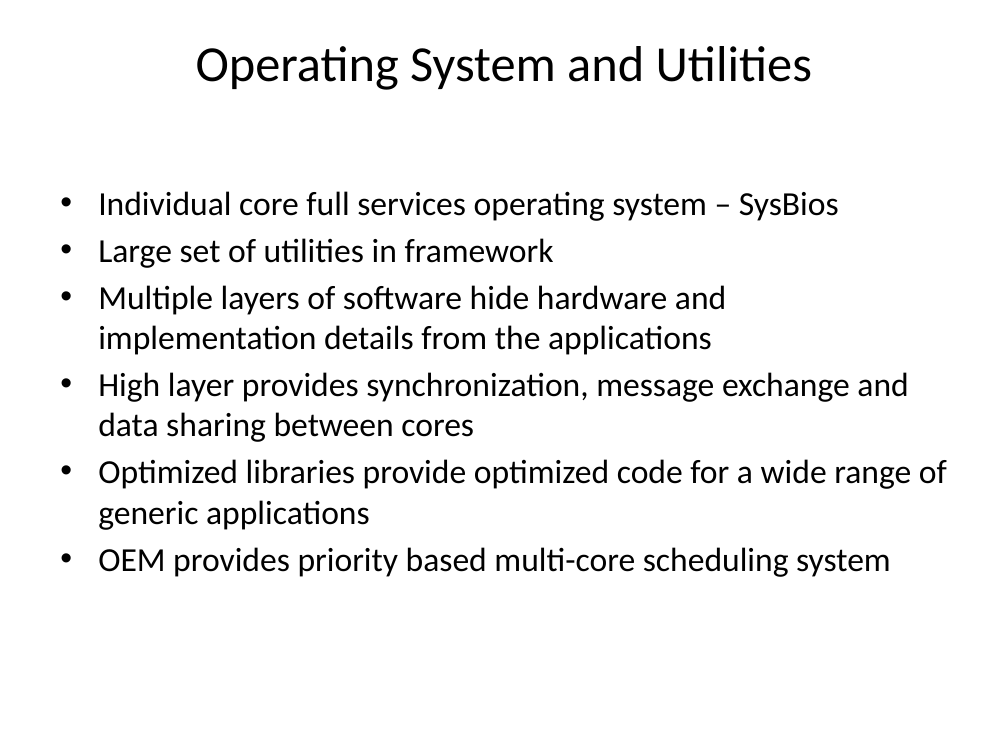
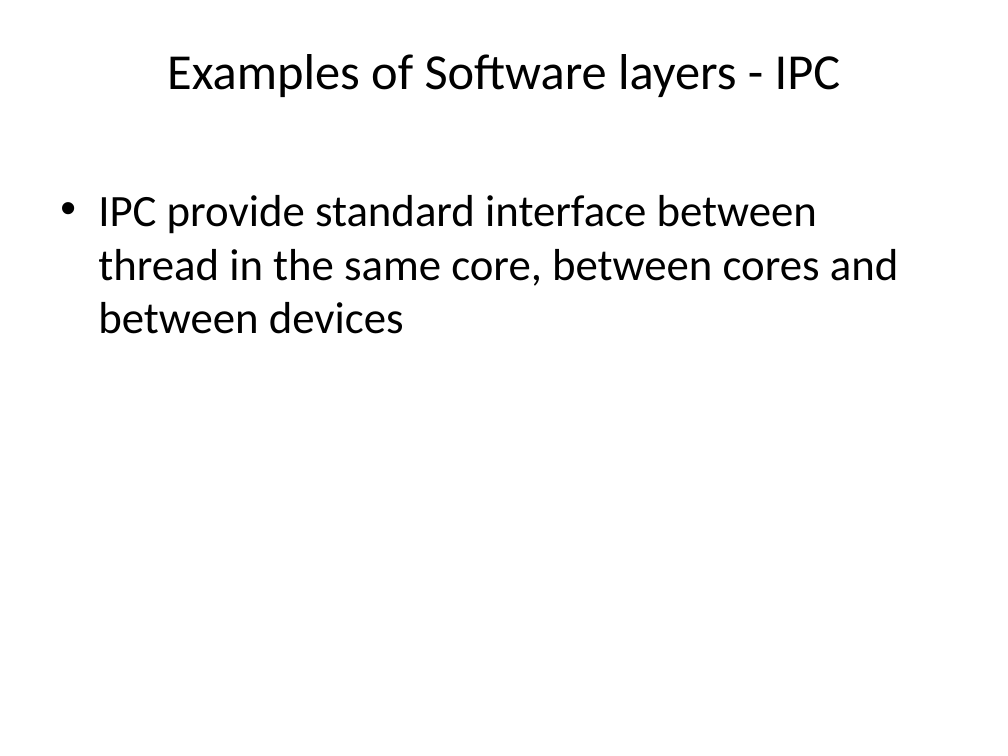
Before and after one commit to hari1989/keystone-workshop, a slide deck: slide 13 of preliminary/Introduction to KeyStone Software ECO.pptx (slide 8 before the commit). Drawn at 1008x756 pixels with LibreOffice and Linux fonts; fonts in the diff are those of the drawing. Boxes give left, top, right and bottom in pixels: in the first picture for what was removed or moved away, otherwise in the second. Text is boxed around its words. In the diff, an @@ line names an element or a change of style, - is before the commit and + after.

```diff
--- a/preliminary/Introduction to KeyStone Software ECO.pptx
+++ b/preliminary/Introduction to KeyStone Software ECO.pptx
@@ title added at <box>167,54,841,97</box>, 36 pt, text #000000 @@
+Examples of Software layers - IPC
@@ title removed at <box>196,46,812,90</box> @@
-Operating System and Utilities
@@ text at <box>98,195,899,334</box>: text changed; size 24 to 32 pt @@
-• Individual core full services operating system – SysBios
-• Large set of utilities in framework
-• Multiple layers of software hide hardware and implementation details from the applications
-• High layer provides synchronization, message exchange and data sharing between cores
-• Optimized libraries provide optimized code for a wide range of generic applications
-• OEM provides priority based multi-core scheduling system
+• IPC provide standard interface between thread in the same core, between cores and between devices
```
Also in this commit, not shown: 11 slides added, 1 slide removed.
